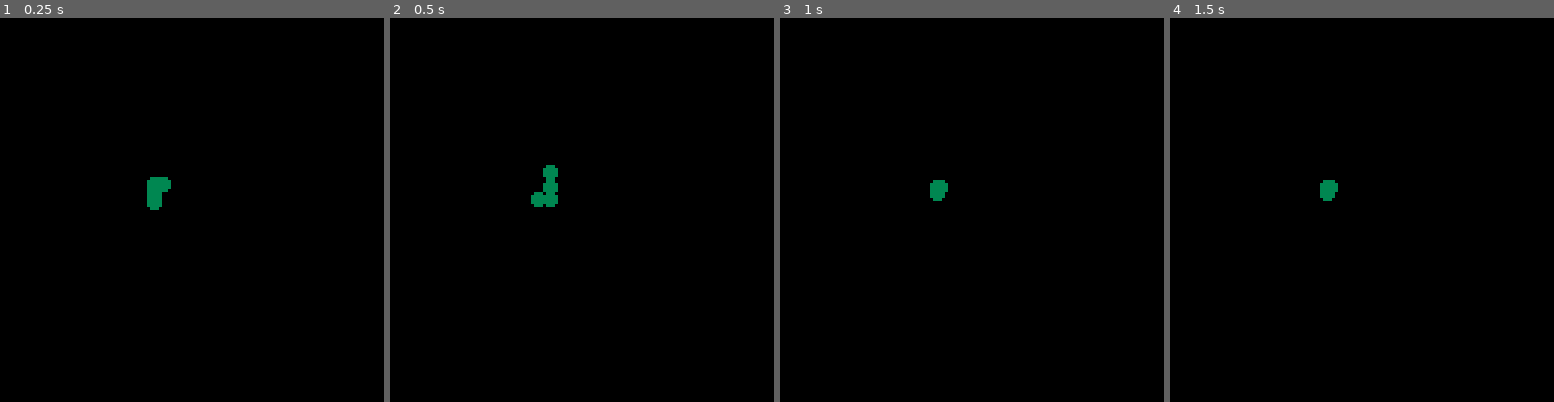
Above: before the commit, frames 1-4 (left to right).
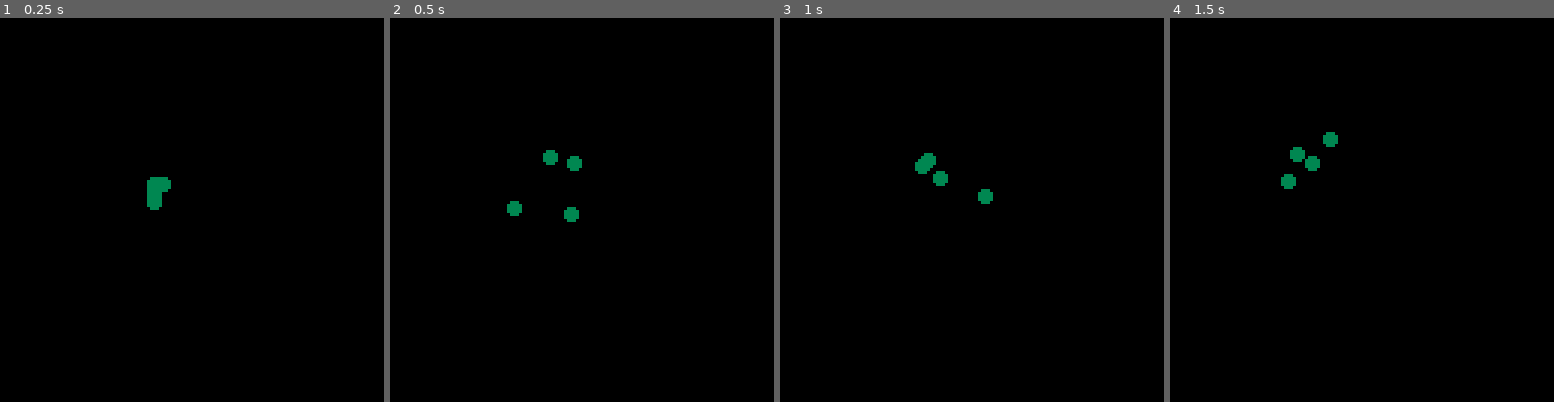
Above: after the commit, the same moments.

Repository: HNE74/pico8
Game: PICO-8 cartridge boids/boids.p8
The game is run twice, just before and just after one commit, with the same random seed, the same clock (stepped at 60 frames per second) and the same inputs.
Inputs:
- Up to frame 1 (0.25 s): no input
- Up to frame 2 (0.5 s): no input
- Up to frame 3 (1 s): no input
- Up to frame 4 (1.5 s): no input

Frame 1 is identical in both runs. In frame 2, 1.0% of the frame differs, in the area x 30-50%, y 34-54%; in frame 3, 0.6%; in frame 4, 0.7%.

Commit message:
added keep distance rule

Diff:
--- a/boids/boids.p8
+++ b/boids/boids.p8
@@ -9,8 +9,11 @@
 end
 
 function init_boids()
+  vlimit=2.0
+  dlimit=2.0
+  dcorrmag=5.0
+
   boidgrp={}
-
   add(boidgrp, create_boid(1,50,70))
   add(boidgrp, create_boid(2,50,50))
   add(boidgrp, create_boid(3,60,50))
@@ -57,6 +60,11 @@
 
     b.d=addvec(b.v,v1)
     b.d=addvec(b.d,v2)
+
+    limit_velocity(b)
+
+    local v3=keep_distance(b)
+    b.d=addvec(b.d,v3)
   end
 
   for b in all(boidgrp) do
@@ -70,29 +78,50 @@
 -- *** boid rules ***
 -- ******************
 function fly_center(boid)
-  t=zerovec()
+  local t=zerovec()
   for b in all(boidgrp) do
     if b~=boid then
       t=addvec(b.p,t)
     end
   end
 
-  avg=scalardiv(t,#boidgrp-1)
-  r=scalardiv(subvec(avg,boid.p),50.0)
+  local avg=scalardiv(t,#boidgrp-1)
+  local r=scalardiv(subvec(avg,boid.p),50.0)
   return r
 end
 
 function match_velocity(boid)
-  pv=zerovec()
+  local pv=zerovec()
   for b in all(boidgrp) do
     if b~=boid then
       pv=addvec(b.v,pv)
     end
   end
 
-  avg=scalardiv(pv,#boidgrp-1)
-  r=scalardiv(subvec(avg,boid.v),20.)
-  return r
+  local avg=scalardiv(pv,#boidgrp-1)
+  local r=scalardiv(subvec(avg,boid.v),20.)
+  return r
+end
+
+function keep_distance(boid)
+  local dc=zerovec()
+  for b in all(boidgrp) do
+    if b~=boid then
+      local dst=subvec(boid.p,b.p)
+      dst=scalarmul(dst,dlimit)
+      if magnitude(dst)<dcorrmag then
+        dc=subvec(dc,dst)
+      end
+    end
+  end
+  return dc
+end
+
+function limit_velocity(boid)
+  vel=magnitude(boid.v)
+  if vel>vlimit then
+    boid.d=scalarmul(scalardiv(boid.v,vel),vlimit)
+  end
 end
 
 -- ********************
